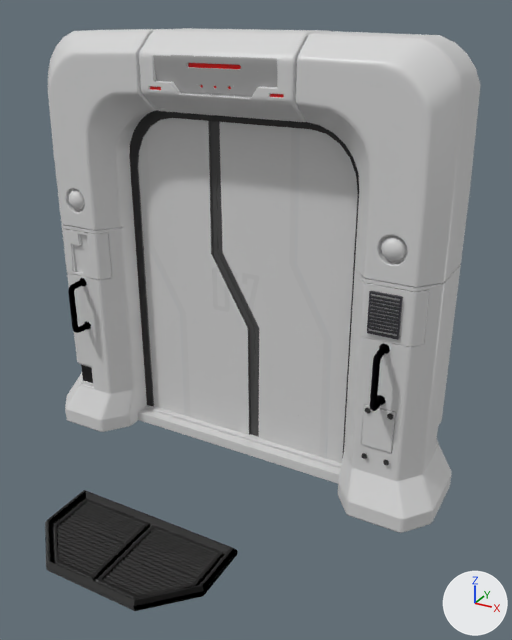
One commit to the FBX model Assets/Models/Gate.fbx: the scene before it, then after it.
Rendered twice from a 50 mm camera at (3.94, -8.65, 6.53) aimed at (-0.69, -0.22, 2.32). The lights are fixed; the arrows at lower right show +X, +Y and +Z. Where no turn or scale is listed for an object, it has been applied to the vertices. Vertices at the same position are counted once.

The scene before the commit, as lines of its bpy script (objects in view):
```python
me_mesh_1 = bpy.data.meshes.new('Mesh_1')
me_mesh_1.from_pydata(...)  # 32621 vertices, 64957 faces; spans x -4.34..2.28, y -1.06..1.06, z 0.01..6.28
me_mesh_1.materials.append(mat_gate_main)  # picture img_mainalbedo_png
me_mesh_1_001 = bpy.data.meshes.new('Mesh_1.001')
me_mesh_1_001.from_pydata(...)  # 199 vertices, 324 faces; spans x 2.45..4.68, y -0.08..0.08, z 0.13..5.16
me_mesh_1_001.materials.append(mat_door)  # picture img_doortexture_png
me_mesh_1_002 = bpy.data.meshes.new('Mesh_1.002')
me_mesh_1_002.from_pydata(...)  # 7052 vertices, 12860 faces; spans x -2.33..0.26, y -3.84..3.83, z 0.0..0.18
me_mesh_1_002.materials.append(mat_bottom)  # white #e7e7e7
ob_gate_bottm = bpy.data.objects.new('Gate bottm', me_mesh_1_002)
ob_gate_bottm.location = (0.0, 0.0, 0.0)
ob_gate_door_left = bpy.data.objects.new('Gate door left', me_mesh_1_001)
ob_gate_door_left.location = (-5.5, 0.0, 0.0)
ob_gate_main = bpy.data.objects.new('Gate main', me_mesh_1)
ob_gate_main.location = (0.0, 0.0, 0.0)
# also in view: 'Gate door right' at (-0.34, 0.0, 2.65)
```
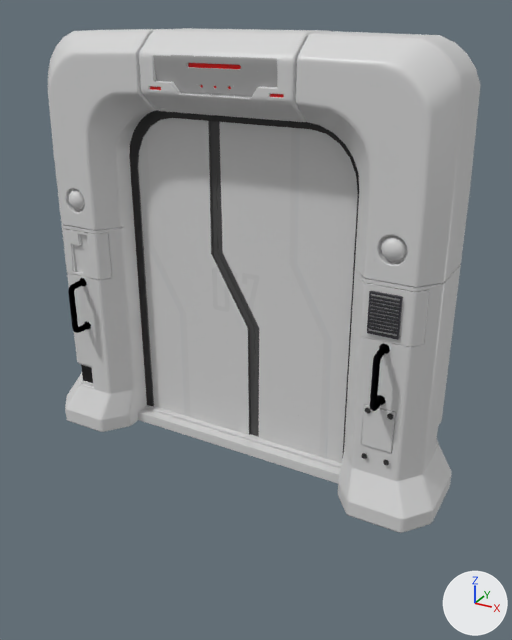
Where the newer file only moved an object's origin or applied its transform, the numbers keep the older frame.

Boxes [x1, y1, x2, y2] around the edits, measured in the pictures (512 x 640 px):
'Gate bottm', deleted
    before: [45, 490, 238, 611]

What the commit changed:
me_mesh_1 has 32621 vertices, 64957 faces and spans x -4.34..2.28, y -1.06..1.06, z 0.01..6.28.
me_mesh_1 is used by ob_gate_main; location (0.0, 0.0, 0.0).
me_mesh_1 part 1: its shading normals changed.
Object 'Gate bottm' (ob_gate_bottm) is deleted.
